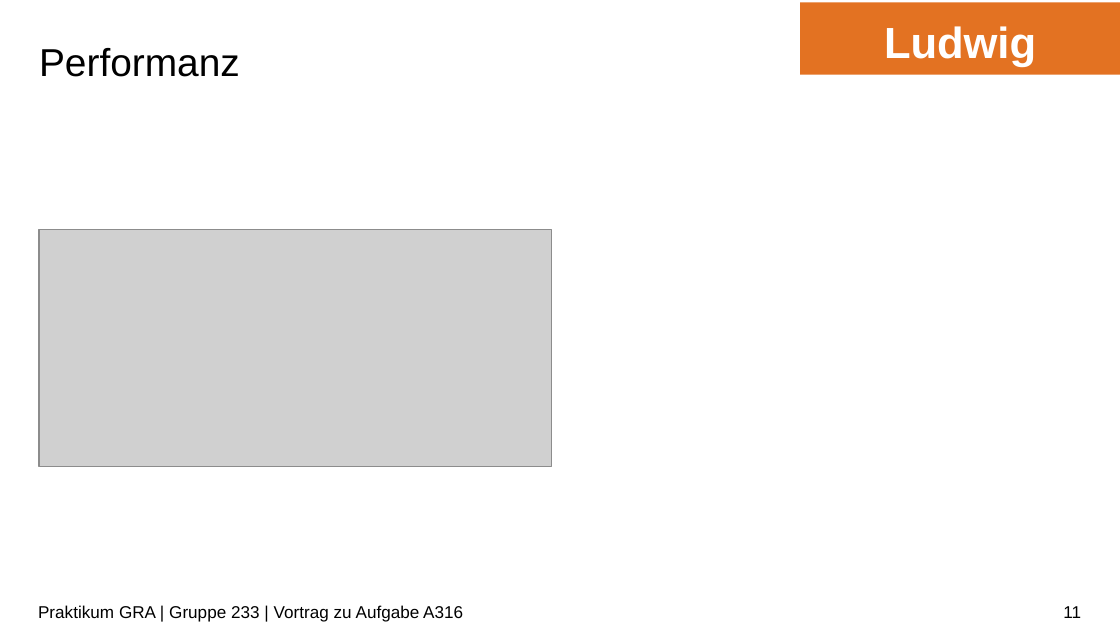
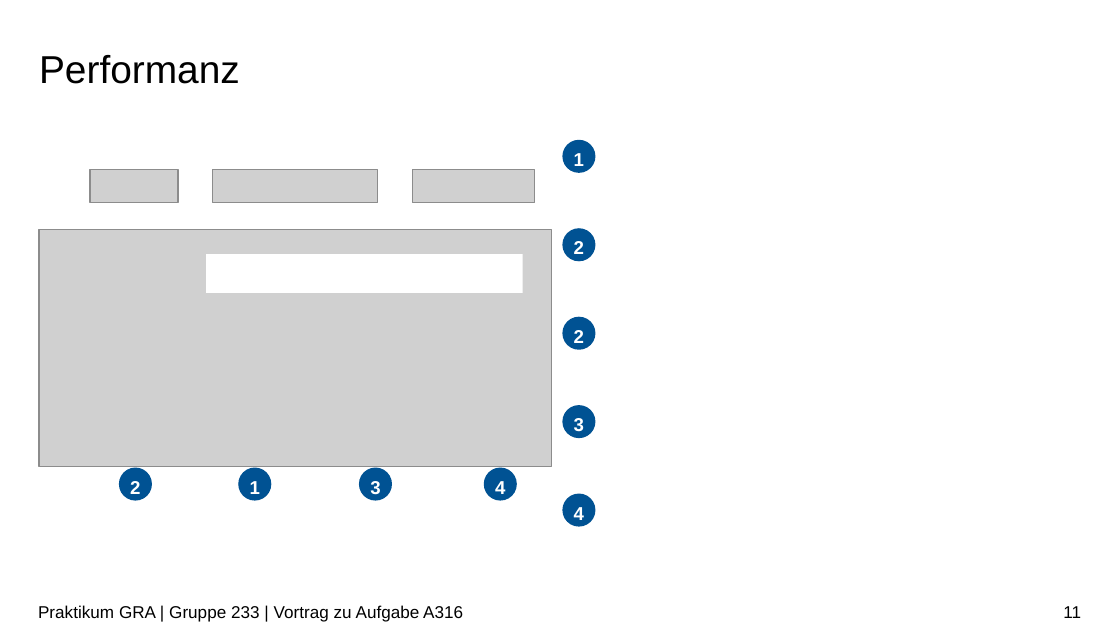
Before and after one commit to ludwiggr/ArSinH, a slide deck: slide 11 of Vortrag/Vortrag.pptx. Drawn at 1120x630 pixels with LibreOffice and Linux fonts; fonts in the diff are those of the drawing; grey boxes stand for pictures; background and template pictures are left out. Boxes give left, top, right and bottom in pixels: in the first picture for what was removed or moved away, otherwise in the second. Text is boxed around its words. In the diff, an @@ line names an element or a change of style, - is before the commit and + after.

```diff
--- a/Vortrag/Vortrag.pptx
+++ b/Vortrag/Vortrag.pptx
@@ rectangle removed at [800,2,1120,74] @@
-Ludwig
@@ title "Performanz": place and size @@
-title "Performanz" at [39,48,240,77]
+title "Performanz" at [39,55,240,84]
@@ ellipse added at [562,140,596,174], fill #005293, 12 pt, text #FFFFFF, bold @@
+1
@@ picture added at [90,170,178,204] @@
@@ picture added at [213,170,379,204] @@
@@ picture added at [412,170,534,204] @@
@@ ellipse added at [562,228,596,262], fill #005293, 12 pt, text #FFFFFF, bold @@
+2
@@ rectangle added at [206,254,523,293], fill #FFFFFF @@
@@ ellipse added at [562,317,596,351], fill #005293, 12 pt, text #FFFFFF, bold @@
+2
@@ ellipse added at [562,405,596,439], fill #005293, 12 pt, text #FFFFFF, bold @@
+3
@@ ellipse added at [119,467,152,501], fill #005293, 12 pt, text #FFFFFF, bold @@
+2
@@ ellipse added at [239,467,272,501], fill #005293, 12 pt, text #FFFFFF, bold @@
+1
@@ ellipse added at [360,467,393,501], fill #005293, 12 pt, text #FFFFFF, bold @@
+3
@@ ellipse added at [484,467,517,501], fill #005293, 12 pt, text #FFFFFF, bold @@
+4
@@ ellipse added at [562,494,596,528], fill #005293, 12 pt, text #FFFFFF, bold @@
+4
```
Also in this commit, not shown: 16 other slides changed, 4 slides added, 7 slides removed, 1 other file.
